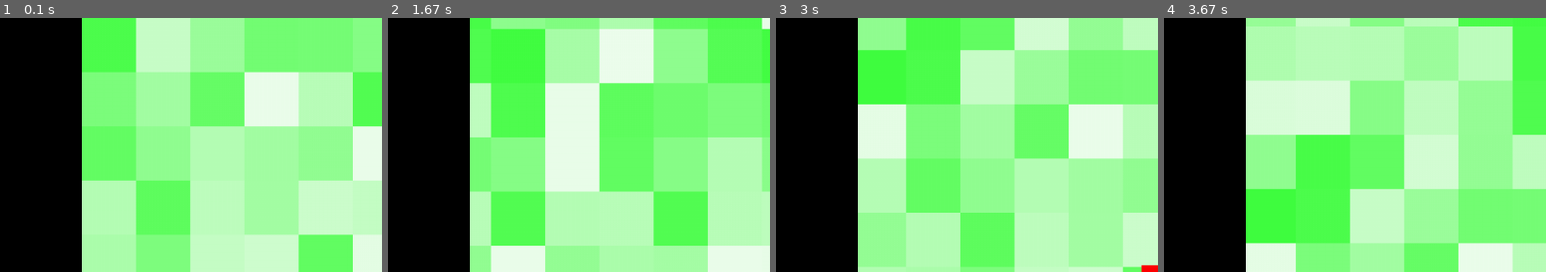
Above: before the commit, frames 1-4 (left to right).
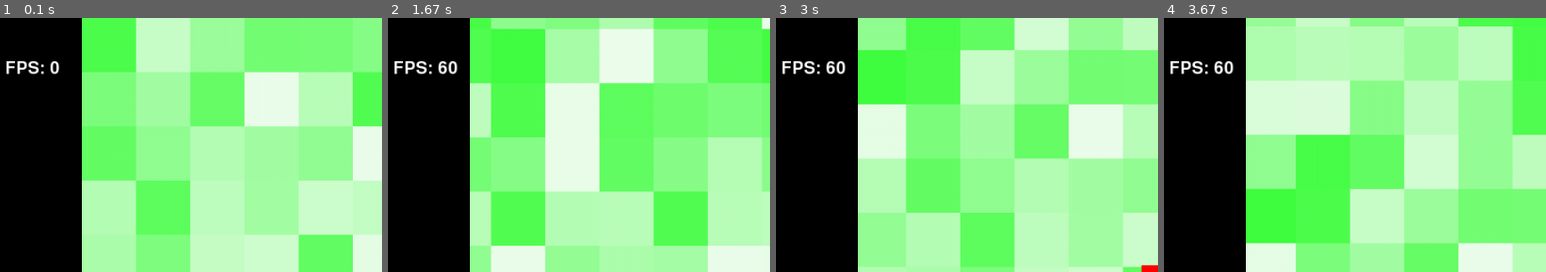
Above: after the commit, the same moments.

Repository: nitori/pygame-goggles
Game: pygame game, started from examples/example_map.py
The game is run twice, just before and just after one commit, with the same random seed, the same clock (stepped at 60 frames per second) and the same inputs.
Inputs:
- Up to frame 1 (0.1 s): no input
- Up to frame 2 (1.67 s): hold D 0.33-0.8 s; hold W 0.83-1.13 s; hold D 1.17-1.63 s
- Up to frame 3 (3 s): hold A 1.67-2.2 s; hold S 2.23-2.53 s; hold A 2.57-2.97 s
- Up to frame 4 (3.67 s): hold W 3-3.37 s; hold D from 3.4 s (still down)
The pictures show only the part of the screen within x 0-50%, y 0-50%; the shares and areas given below are measured in that part.

The runs differ from the first frame. In frame 1, 0.4% of the frame differs, in the area x 1-16%, y 17-23%; in frame 2, 0.5%, in the area x 1-19%, y 17-23%; in frame 3, 0.5%; in frame 4, 0.5%.

Commit message:
Add fps as parameter to loop

Diff:
--- a/examples/common.py
+++ b/examples/common.py
@@ -90,8 +90,14 @@
             self.limits[3] + value,
         ]
 
-    def loop(self, callback=None):
+    def loop(self, fps: int, callback=None):
+        frames = 0
+        acc_deltas = 0
+        font = pygame.Font(pygame.font.get_default_font())
+        fps_surf = font.render(f'FPS: {frames}', True, 'white', 'black')
+
         while True:
+            frames += 1
             for event in pygame.event.get():
                 if event.type == pygame.QUIT:
                     pygame.quit()
@@ -99,7 +105,7 @@
                 if callback:
                     callback(event)
 
-            delta = self.clock.tick(60) / 1000
+            delta = self.clock.tick(fps) / 1000
 
             keys = pygame.key.get_pressed()
             direction = pygame.Vector2(
@@ -115,4 +121,12 @@
 
             yield delta
 
+            acc_deltas += delta
+            if acc_deltas > 1.0:
+                acc_deltas -= 1.0
+                fps_surf = font.render(f'FPS: {frames}', True, 'white', 'black')
+                frames = 0
+
+            self.screen.blit(fps_surf, (10, 50))
+
             pygame.display.flip()
--- a/examples/example_map.py
+++ b/examples/example_map.py
@@ -23,7 +23,7 @@
     view.move_to(app.player_pos.center)
     map_view.move_to(app.player_pos.center)
 
-    for delta in app.loop():
+    for delta in app.loop(60):
         view.lerp_to(app.player_pos.center, 0.1)
         map_view.move_to(app.player_pos.center)
 
--- a/examples/example_modes.py
+++ b/examples/example_modes.py
@@ -35,7 +35,7 @@
             surf1 = pygame.Surface((app.screen.width, app.screen.height // 2))
             surf2 = pygame.Surface((app.screen.width, app.screen.height // 2))
 
-    for delta in app.loop(event_handler):
+    for delta in app.loop(60, event_handler):
         view1.lerp_to(app.player_pos.center, 0.1)
         view2.lerp_to(app.player_pos.center, 0.1)
 
